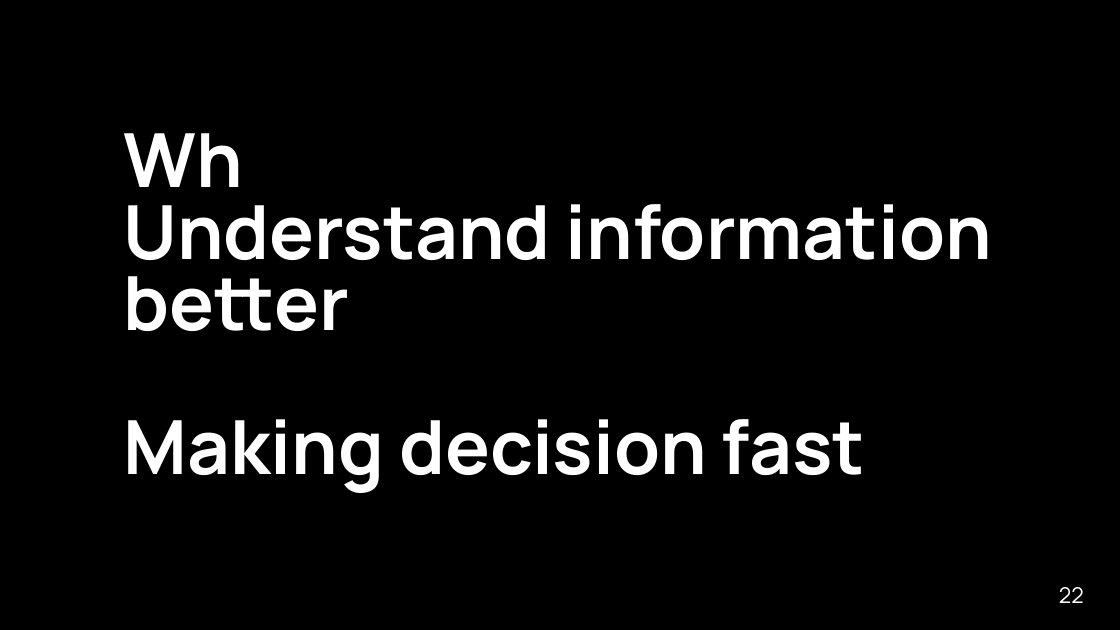
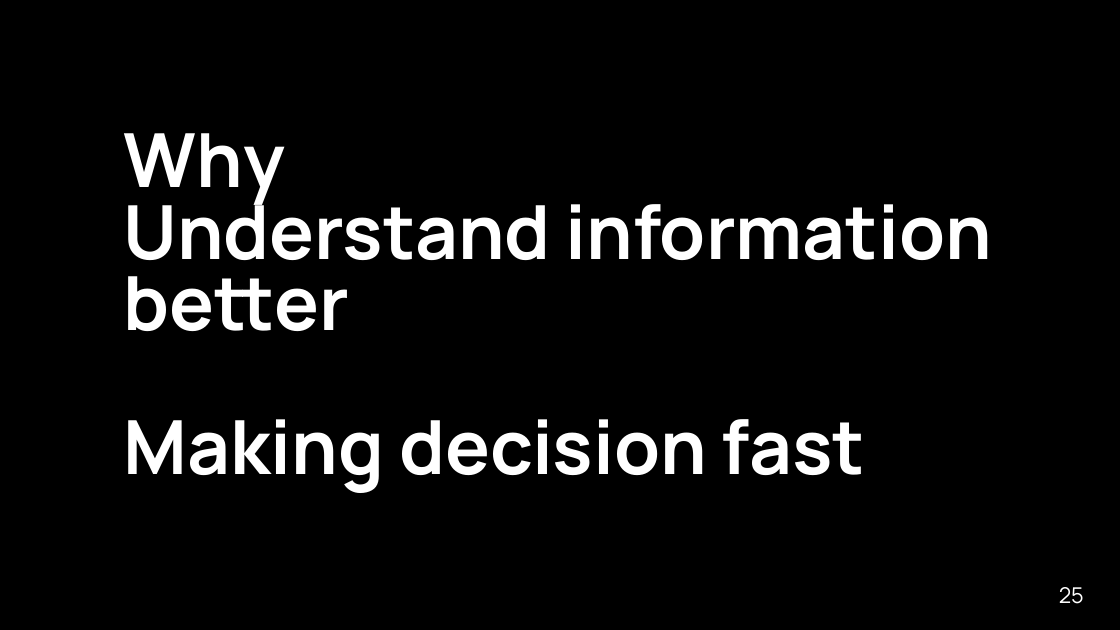
Before and after one commit to ggreen/real-time-AI-ML-event-streaming, a slide deck: slide 25 of docs/conferences/afrotech-realtime-ai-2024.pptx (slide 22 before the commit). Drawn at 1120x630 pixels with LibreOffice and Linux fonts; fonts in the diff are those of the drawing; background and template pictures are left out. Boxes give left, top, right and bottom in pixels: in the first picture for what was removed or moved away, otherwise in the second. Text is boxed around its words. In the diff, an @@ line names an element or a change of style, - is before the commit and + after.

```diff
--- a/docs/conferences/afrotech-realtime-ai-2024.pptx
+++ b/docs/conferences/afrotech-realtime-ai-2024.pptx
@@ text at (124, 133, 285, 207): text changed @@
-Wh
+Why
@@ page number at (1059, 587, 1084, 604): text changed @@
-22
+25
```
Also in this commit, not shown: 15 other slides changed, 5 slides added, 2 slides removed, 13 other files.
